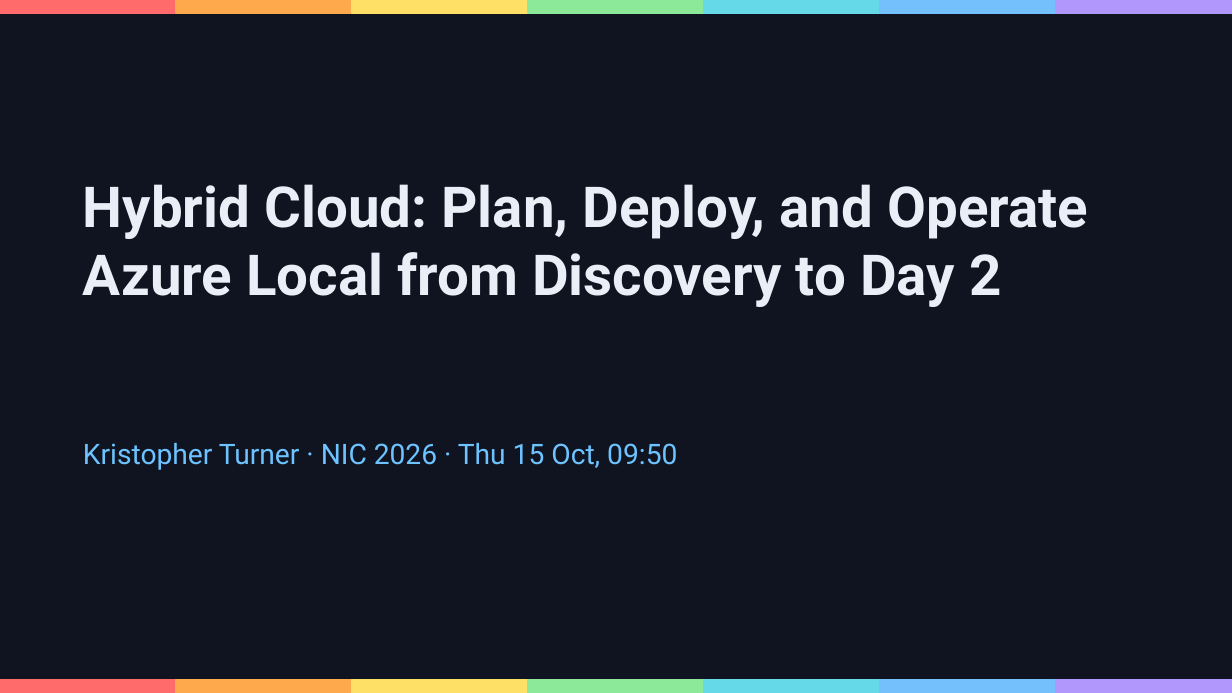
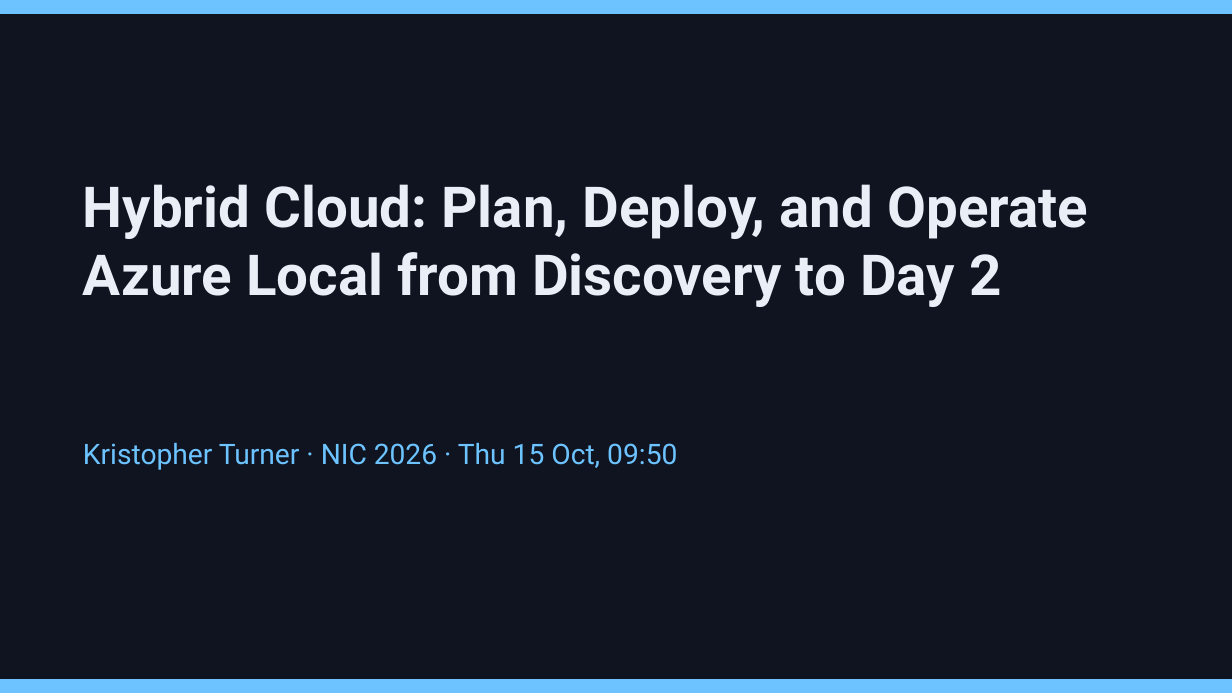
Before and after one commit to thisismydemo/nic2026_azl, a slide deck: slide 1 of presentation/Azure_Local_Discovery_to_Day2_NIC2026.pptx. Drawn at 1232x693 pixels with LibreOffice and Linux fonts; fonts in the diff are those of the drawing. Boxes give left, top, right and bottom in pixels: in the first picture for what was removed or moved away, otherwise in the second. Text is boxed around its words. In the diff, an @@ line names an element or a change of style, - is before the commit and + after.

```diff
--- a/presentation/Azure_Local_Discovery_to_Day2_NIC2026.pptx
+++ b/presentation/Azure_Local_Discovery_to_Day2_NIC2026.pptx
@@ rectangle removed at (x1=0, y1=0, x2=177, y2=13) @@
@@ rectangle added at (x1=0, y1=0, x2=1232, y2=13), fill #6CC3FF, outline #6CC3FF 1 pt @@
@@ rectangle removed at (x1=176, y1=0, x2=352, y2=13) @@
@@ rectangle removed at (x1=352, y1=0, x2=529, y2=13) @@
@@ rectangle removed at (x1=528, y1=0, x2=704, y2=13) @@
@@ rectangle removed at (x1=704, y1=0, x2=881, y2=13) @@
@@ rectangle removed at (x1=880, y1=0, x2=1056, y2=13) @@
@@ rectangle removed at (x1=1056, y1=0, x2=1232, y2=13) @@
@@ rectangle removed at (x1=0, y1=680, x2=177, y2=693) @@
@@ rectangle added at (x1=0, y1=680, x2=1232, y2=693), fill #6CC3FF, outline #6CC3FF 1 pt @@
@@ rectangle removed at (x1=176, y1=680, x2=352, y2=693) @@
@@ rectangle removed at (x1=352, y1=680, x2=529, y2=693) @@
@@ rectangle removed at (x1=528, y1=680, x2=704, y2=693) @@
@@ rectangle removed at (x1=704, y1=680, x2=881, y2=693) @@
@@ rectangle removed at (x1=880, y1=680, x2=1056, y2=693) @@
@@ rectangle removed at (x1=1056, y1=680, x2=1232, y2=693) @@
```
Also in this commit, not shown: 6 other slides changed.
